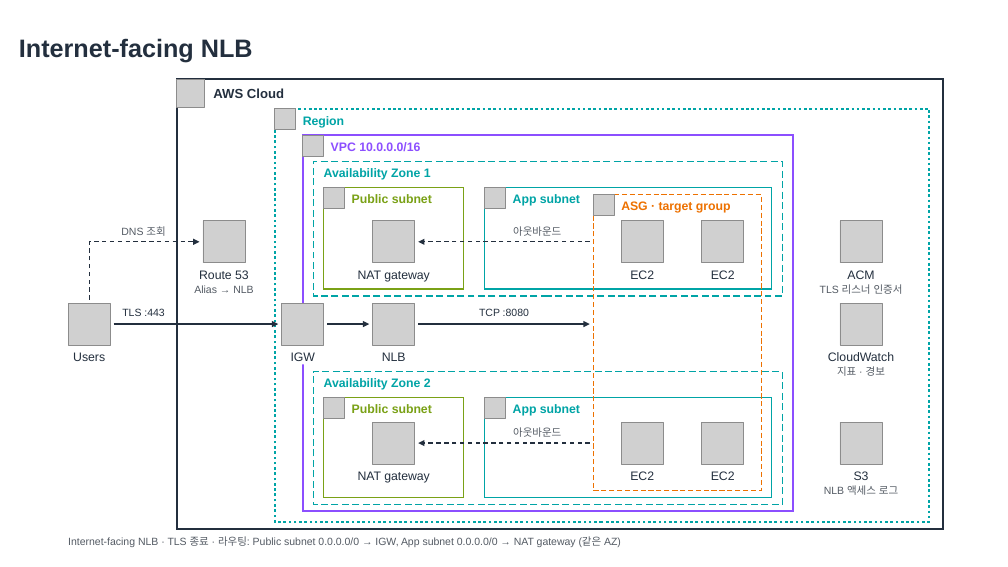
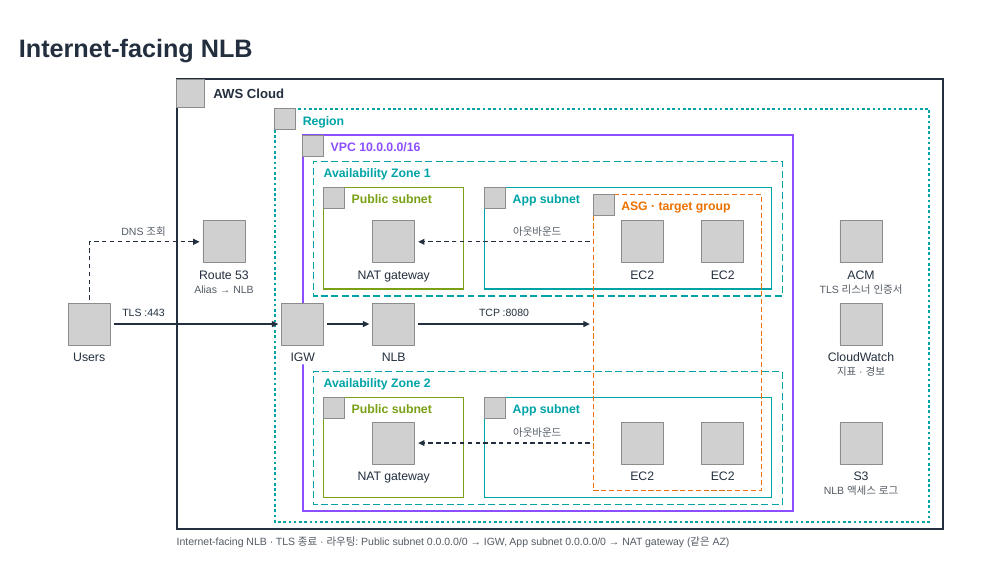
Before and after one commit to conft2k/aws-topology, a slide deck: slide 1 of docs/examples/reference-architectures.pptx. Drawn at 1008x567 pixels with LibreOffice and Linux fonts; fonts in the diff are those of the drawing; grey boxes stand for pictures. Boxes give left, top, right and bottom in pixels: in the first picture for what was removed or moved away, otherwise in the second. Text is boxed around its words. In the diff, an @@ line names an element or a change of style, - is before the commit and + after.

```diff
--- a/docs/examples/reference-architectures.pptx
+++ b/docs/examples/reference-architectures.pptx
@@ text "Internet-facing NLB · TLS 종료 ...": place and size @@
-text "Internet-facing NLB · TLS 종료 ..." at [68, 536, 621, 547]
+text "Internet-facing NLB · TLS 종료 ..." at [177, 536, 730, 547]
```
Also in this commit, not shown: 3 other slides changed, 20 other files.
